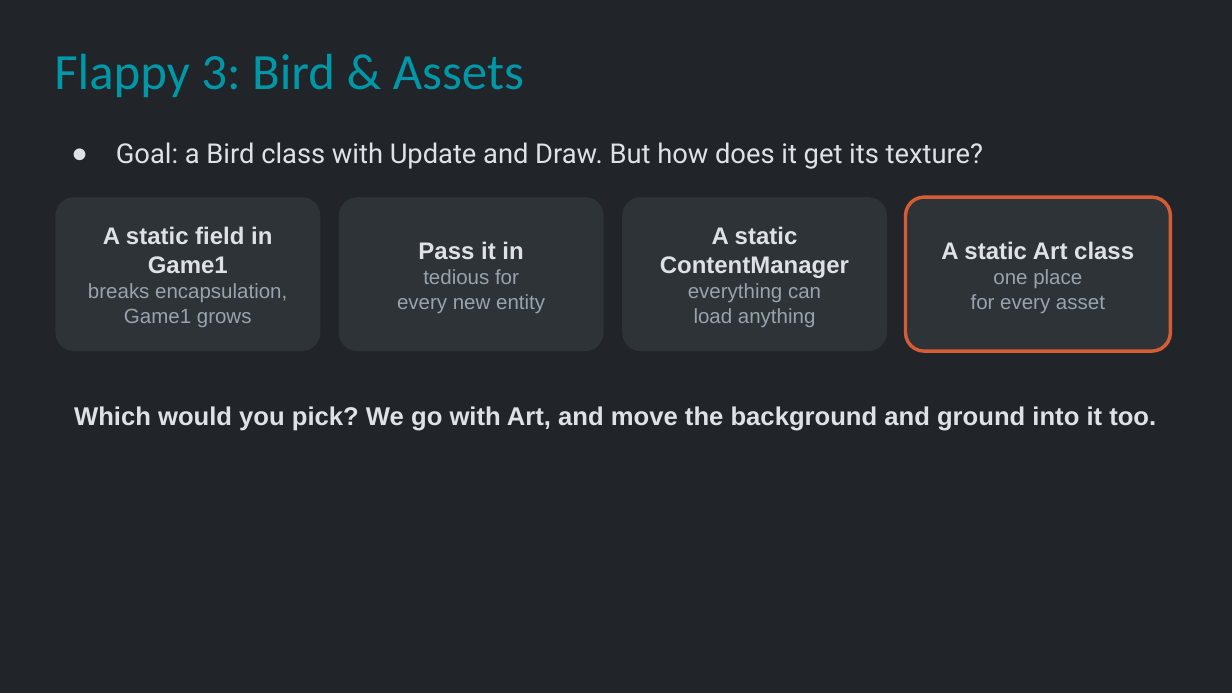
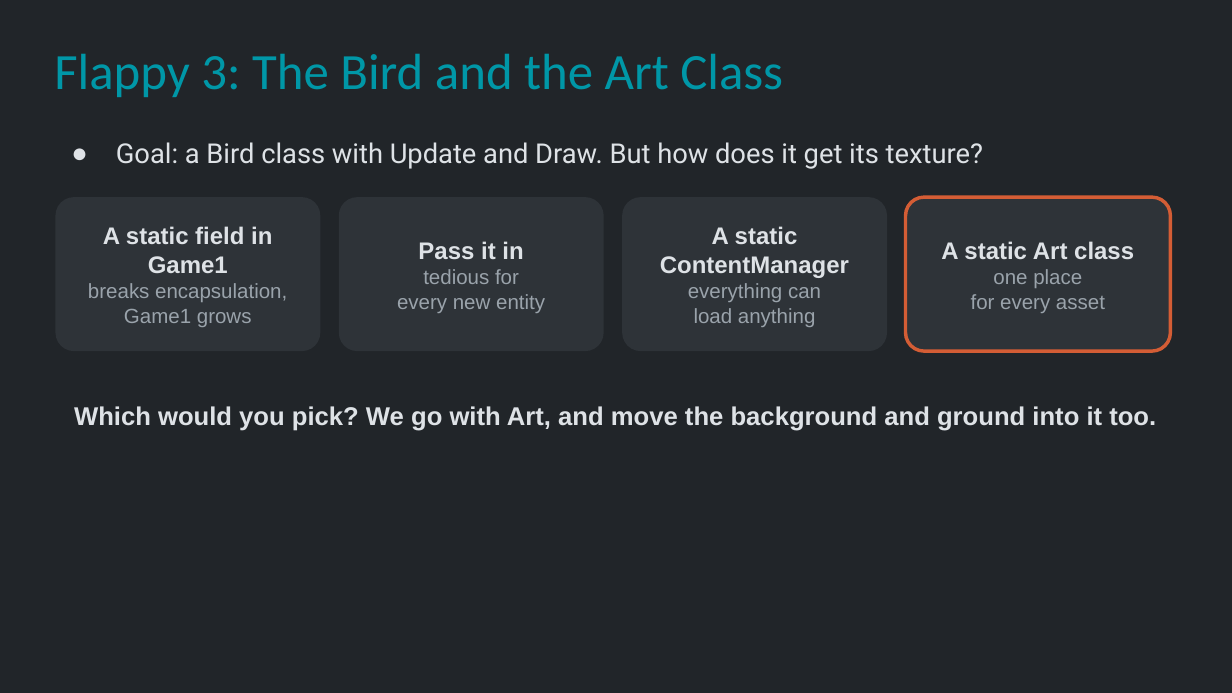
Before and after one commit to Metamate/gar, a slide deck: slide 18 of slides/02 Flappy Bird.pptx. Drawn at 1232x693 pixels with LibreOffice and Linux fonts; fonts in the diff are those of the drawing. Boxes give left, top, right and bottom in pixels: in the first picture for what was removed or moved away, otherwise in the second. Text is boxed around its words. In the diff, an @@ line names an element or a change of style, - is before the commit and + after.

```diff
--- a/slides/02 Flappy Bird.pptx
+++ b/slides/02 Flappy Bird.pptx
@@ title at bbox=[54, 54, 783, 97]: text changed @@
-Flappy 3: Bird & Assets
+Flappy 3: The Bird and the Art Class
```
Also in this commit, not shown: 12 other slides changed, 1 other file.
